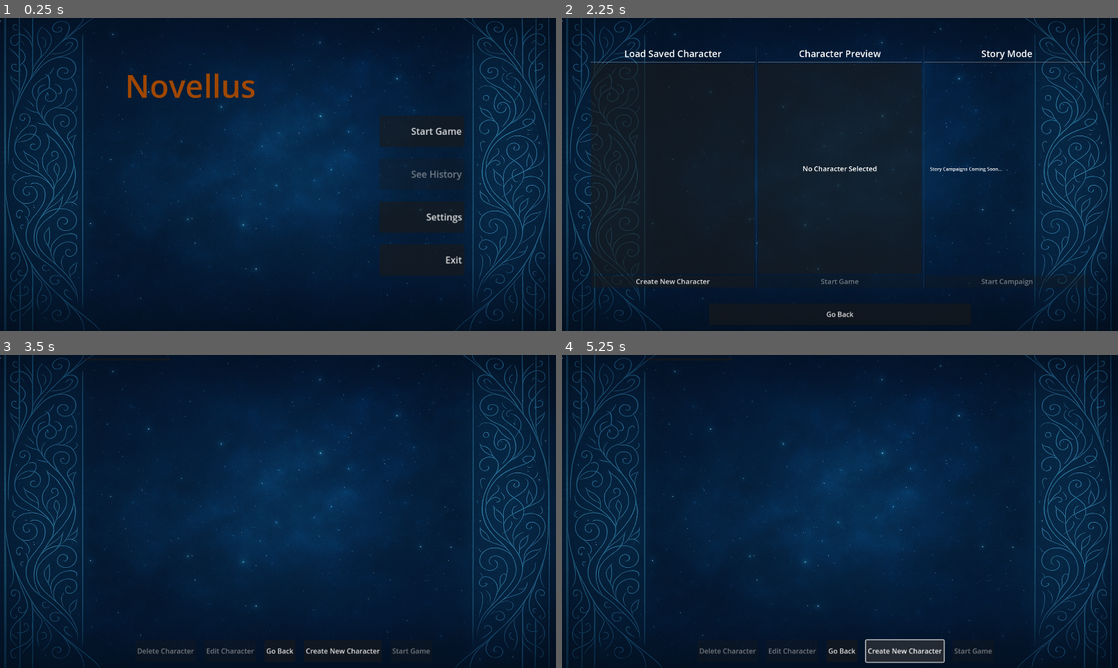
Above: before the commit, frames 1-4 (two rows, left to right).
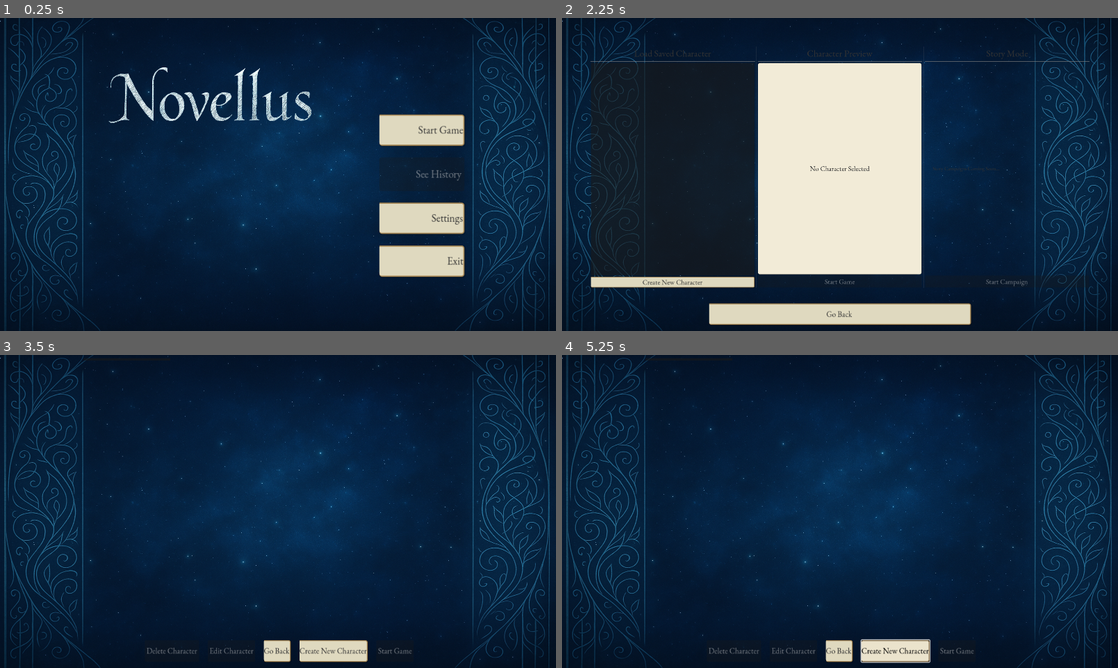
Above: after the commit, the same moments.

Repository: Suraru/Novellus
Game: Godot game, scene res://scenes/mainmenu/MainMenu.tscn
Same seed, same stepped clock (60 frames per second), same inputs: the game is played once before the commit and once after it.
Inputs:
- Up to frame 1 (0.25 s): no input
- Up to frame 2 (2.25 s): click "Start Game" at 0.5 s; click "Go Back" at 1.25 s; click "Start Game" at 2 s
- Up to frame 3 (3.5 s): click "Create New Character" at 2.75 s
- Up to frame 4 (5.25 s): click "Go Back" at 3.5 s; click "Create New Character" at 4.25 s; click "Create New Character" at 5 s

The runs differ from the first frame. In frame 1, 6.7% of the frame differs, in the area x 19-84%, y 15-83%; in frame 2, 25%, in the area x 5-95%, y 10-98%; in frame 3, 1.5%; in frame 4, 1.7%.
Error in both runs: Attempt to call function 'store_string' in base 'null instance' on a null instance. (res://scripts/mainmenu/charactercreator/CharacterSelection.gd:102)

Commit message:
added theme

Diff:
--- /dev/null
+++ b/assets/NovellusTheme.tres
@@ -0,0 +1,69 @@
+[gd_resource type="Theme" load_steps=6 format=3 uid="uid://5mes334cago3"]
+
+[ext_resource type="FontFile" uid="uid://dmc53xp5sukvl" path="res://assets/EBGaramond-VariableFont_wght.ttf" id="EBGaramond-VariableFont_wght"]
+
+[sub_resource type="StyleBoxFlat" id="paper_button_hover"]
+bg_color = Color(0.92157, 0.8902, 0.8, 1)
+border_width_top = 2
+border_width_right = 2
+border_width_bottom = 2
+border_color = Color(0.5, 0.4, 0.25, 1)
+corner_radius_top_left = 4
+corner_radius_top_right = 4
+corner_radius_bottom_right = 4
+corner_radius_bottom_left = 4
+shadow_color = Color(0, 0, 0, 0.3)
+shadow_size = 3
+shadow_offset = Vector2(1, 1)
+
+[sub_resource type="StyleBoxFlat" id="paper_button_normal"]
+bg_color = Color(0.87451, 0.85098, 0.74902, 1)
+border_width_top = 2
+border_width_right = 2
+border_width_bottom = 2
+border_color = Color(0.65098, 0.52549, 0.32549, 1)
+corner_radius_top_right = 4
+corner_radius_bottom_right = 4
+corner_radius_bottom_left = 4
+shadow_color = Color(0, 0, 0, 0.2)
+shadow_size = 2
+shadow_offset = Vector2(1, 1)
+
+[sub_resource type="StyleBoxFlat" id="paper_button_pressed"]
+bg_color = Color(0.82353, 0.79608, 0.69804, 1)
+border_width_top = 2
+border_width_right = 2
+border_width_bottom = 2
+border_color = Color(0.4, 0.31373, 0.2, 1)
+corner_radius_top_left = 4
+corner_radius_top_right = 4
+corner_radius_bottom_right = 4
+corner_radius_bottom_left = 4
+shadow_color = Color(0, 0, 0, 0.4)
+shadow_size = 1
+
+[sub_resource type="StyleBoxFlat" id="paper_panel"]
+bg_color = Color(0.94902, 0.92157, 0.84314, 1)
+border_width_top = 1
+border_width_right = 1
+border_width_bottom = 1
+border_color = Color(0.65098, 0.52549, 0.32549, 0.5)
+corner_radius_top_left = 6
+corner_radius_top_right = 6
+corner_radius_bottom_right = 6
+corner_radius_bottom_left = 6
+
+[resource]
+default_font = ExtResource("EBGaramond-VariableFont_wght")
+default_font_size = 18
+Button/colors/font_color = Color(0.2, 0.2, 0.2, 1)
+Button/colors/font_hover_color = Color(0, 0, 0, 1)
+Button/colors/font_pressed_color = Color(0.1, 0.1, 0.1, 1)
+Button/styles/hover = SubResource("paper_button_hover")
+Button/styles/normal = SubResource("paper_button_normal")
+Button/styles/pressed = SubResource("paper_button_pressed")
+Label/colors/font_color = Color(0.2, 0.2, 0.2, 1)
+Label/font_sizes/font_size = 18
+LineEdit/colors/font_color = Color(0.2, 0.2, 0.2, 1)
+LineEdit/styles/normal = SubResource("paper_panel")
+PanelContainer/styles/panel = SubResource("paper_panel")
--- a/project.godot
+++ b/project.godot
@@ -12,8 +12,10 @@
 
 config/name="Novellus"
 config/description="A text-based fantasy life simulator."
+config/version="v0.0.1a"
 run/main_scene="uid://mainmenu"
 config/features=PackedStringArray("4.4")
+config/icon="uid://dupj68kofffh6"
 
 [autoload]
 
@@ -26,3 +28,8 @@
 window/size/borderless=true
 window/stretch/mode="viewport"
 window/stretch/aspect="ignore"
+
+[gui]
+
+theme/custom="uid://5mes334cago3"
+theme/custom_font="uid://dmc53xp5sukvl"
--- a/scenes/mainmenu/MainMenu.tscn
+++ b/scenes/mainmenu/MainMenu.tscn
@@ -1,7 +1,8 @@
-[gd_scene load_steps=3 format=3 uid="uid://mainmenu"]
+[gd_scene load_steps=4 format=3 uid="uid://mainmenu"]
 
 [ext_resource type="Script" uid="uid://3gqa8lif53j1" path="res://scripts/mainmenu/MainMenu.gd" id="1_32njf"]
 [ext_resource type="Texture2D" uid="uid://gap08bo5upnl" path="res://assets/background/characterbg.png" id="2_xmi0c"]
+[ext_resource type="Texture2D" uid="uid://dquisrm3ixxsu" path="res://assets/background/title.png" id="3_32njf"]
 
 [node name="MainMenu" type="Control"]
 layout_mode = 3
@@ -16,6 +17,10 @@
 scale = Vector2(1.25, 1.05469)
 texture = ExtResource("2_xmi0c")
 centered = false
+
+[node name="Title" type="Sprite2D" parent="."]
+position = Vector2(726, 266)
+texture = ExtResource("3_32njf")
 
 [node name="VBoxContainer" type="VBoxContainer" parent="."]
 layout_mode = 1
@@ -65,13 +70,3 @@
 icon_alignment = 2
 vertical_icon_alignment = 2
 expand_icon = true
-
-[node name="Label" type="Label" parent="."]
-layout_mode = 0
-offset_left = 432.0
-offset_top = 159.0
-offset_right = 948.0
-offset_bottom = 337.0
-theme_override_colors/font_color = Color(0.625505, 0.276431, 0, 1)
-theme_override_font_sizes/font_size = 108
-text = "Novellus"
Renamed: assets/font/EBGaramond-Italic-VariableFont_wght.ttf -> assets/EBGaramond-Italic-VariableFont_wght.ttf
Not shown, changed: assets/EBGaramond-Italic-VariableFont_wght.ttf.import
Renamed: assets/font/EBGaramond-VariableFont_wght.ttf -> assets/EBGaramond-VariableFont_wght.ttf
Not shown, changed: assets/EBGaramond-VariableFont_wght.ttf.import
Binary file added: assets/background/icon.png
Not shown, added: assets/background/icon.png.import
Binary file added: assets/background/title.png
Not shown, added: assets/background/title.png.import
